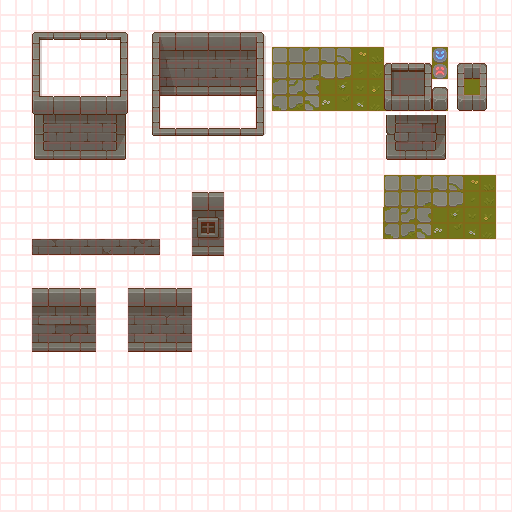
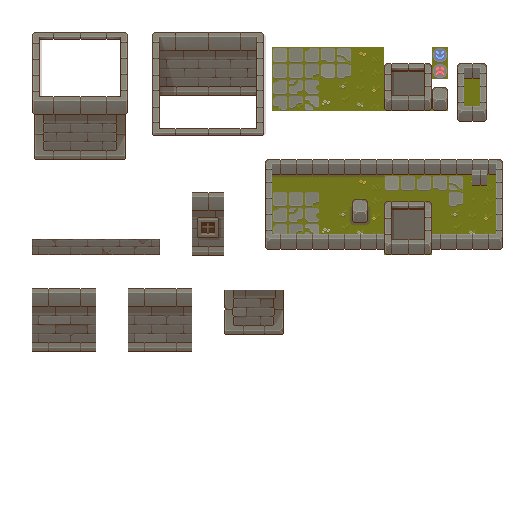
Layer changes from the first (512, 512) image to the second:
hid "moneda" over [0, 0, 512, 512]
painted on "TX Tileset Wall.png" over [224, 95, 503, 335]
